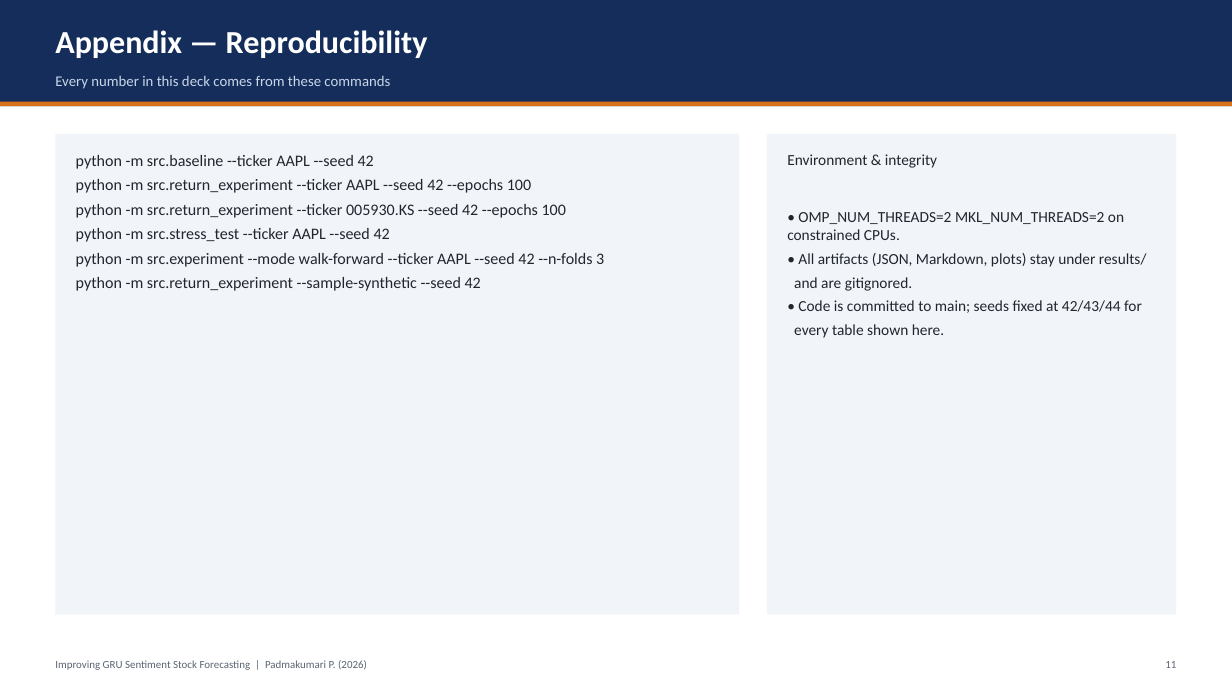
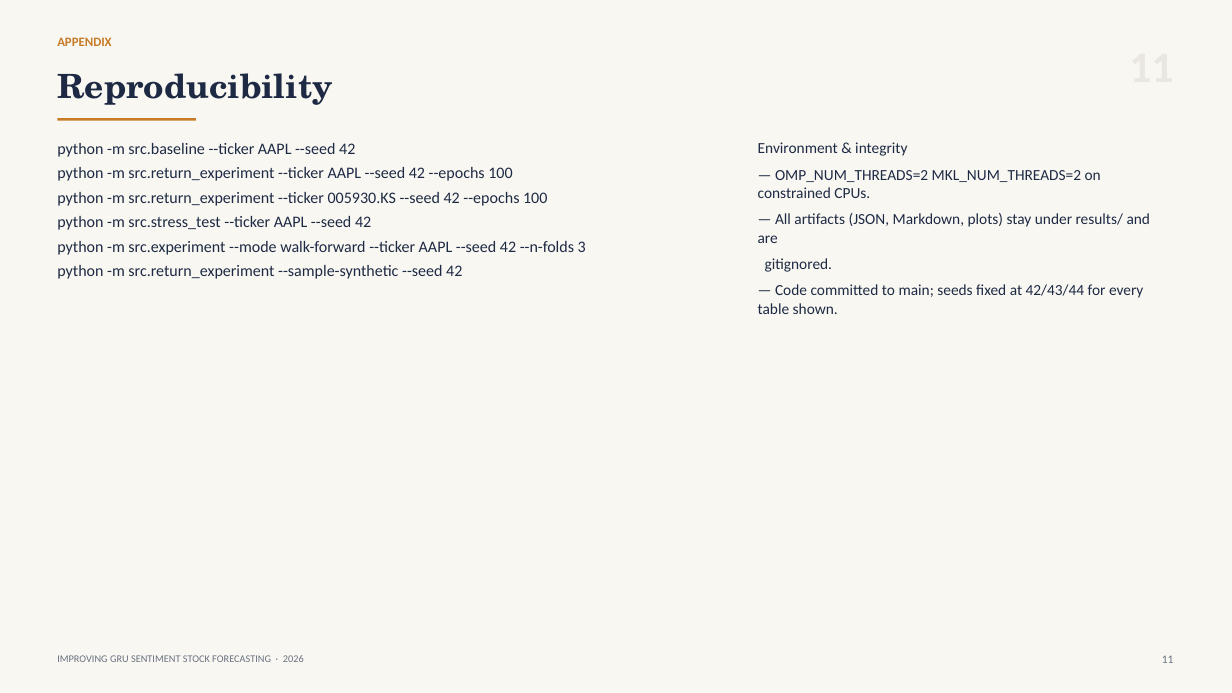
Before and after one commit to hudaifahwins/improving-gru-sentiment-stock-forecasting-padmakumari-maam, a slide deck: slide 12 of PROJECT_PRESENTATION.pptx. Drawn at 1232x693 pixels with LibreOffice and Linux fonts; fonts in the diff are those of the drawing. Boxes give left, top, right and bottom in pixels: in the first picture for what was removed or moved away, otherwise in the second. Text is boxed around its words. In the diff, an @@ line names an element or a change of style, - is before the commit and + after.

Commit message:
design: editorial deck redesign - paper background, serif headline, monochrome figures, hairline tables

```diff
--- a/PROJECT_PRESENTATION.pptx
+++ b/PROJECT_PRESENTATION.pptx
@@ rectangle resized from (x1=0, y1=0, x2=1232, y2=106) to (x1=0, y1=0, x2=1232, y2=693) @@
@@ rectangle at (x1=0, y1=0, x2=1232, y2=693): fill #142D5A to #F8F7F2 @@
@@ text added at (x1=57, y1=37, x2=112, y2=46), 10 pt, text #C87B28, bold @@
+APPENDIX
@@ text removed at (x1=55, y1=75, x2=390, y2=89) @@
-Every number in this deck comes from these commands
@@ text at (x1=57, y1=73, x2=332, y2=105): text changed; size 25 to 26 pt; font Calibri to TeX Gyre Schola; text colour #FFFFFF to #1E2A44 @@
-Appendix — Reproducibility
+Reproducibility
@@ text "Reproducibility" at (x1=57, y1=73, x2=332, y2=105): vertical alignment middle to top @@
@@ rectangle removed at (x1=0, y1=102, x2=1232, y2=106) @@
@@ rectangle added at (x1=57, y1=118, x2=196, y2=121), fill #C87B28 @@
@@ rectangle removed at (x1=55, y1=134, x2=739, y2=615) @@
@@ text "python -m src.baseline --ticker AAPL ..." moved from (x1=76, y1=155, x2=604, y2=291) to (x1=57, y1=143, x2=586, y2=279) @@
@@ text "python -m src.baseline --ticker AAPL ..." at (x1=57, y1=143, x2=586, y2=279): text colour #21262E to #1E2A44 @@
@@ text at (x1=758, y1=142, x2=907, y2=156): text colour #21262E to #1E2A44 in "Environment & integrity"; more space between paragraphs @@
@@ text "Environment & integrity" moved from (x1=787, y1=154, x2=1147, y2=338) to (x1=758, y1=142, x2=1151, y2=314) @@
@@ rectangle removed at (x1=767, y1=134, x2=1177, y2=615) @@
@@ text at (x1=758, y1=170, x2=1151, y2=314): text changed; text colour #21262E to #1E2A44 @@
-• OMP_NUM_THREADS=2 MKL_NUM_THREADS=2 on constrained CPUs.
-• All artifacts (JSON, Markdown, plots) stay under results/
-and are gitignored.
-• Code is committed to main; seeds fixed at 42/43/44 for
-every table shown here.
+— OMP_NUM_THREADS=2 MKL_NUM_THREADS=2 on constrained CPUs.
+— All artifacts (JSON, Markdown, plots) stay under results/ and are
+gitignored.
+— Code committed to main; seeds fixed at 42/43/44 for every table shown.
@@ text at (x1=57, y1=655, x2=304, y2=662): text changed; size 8.5 to 8 pt; text colour #5A6472 to #6A7280 @@
-Improving GRU Sentiment Stock Forecasting | Padmakumari P. (2026)
+IMPROVING GRU SENTIMENT STOCK FORECASTING · 2026
@@ text "11" at (x1=1162, y1=655, x2=1174, y2=663): size 8.5 to 9 pt, text colour #5A6472 to #6A7280; less space between paragraphs @@
```
Also in this commit, not shown: 11 other slides changed.
